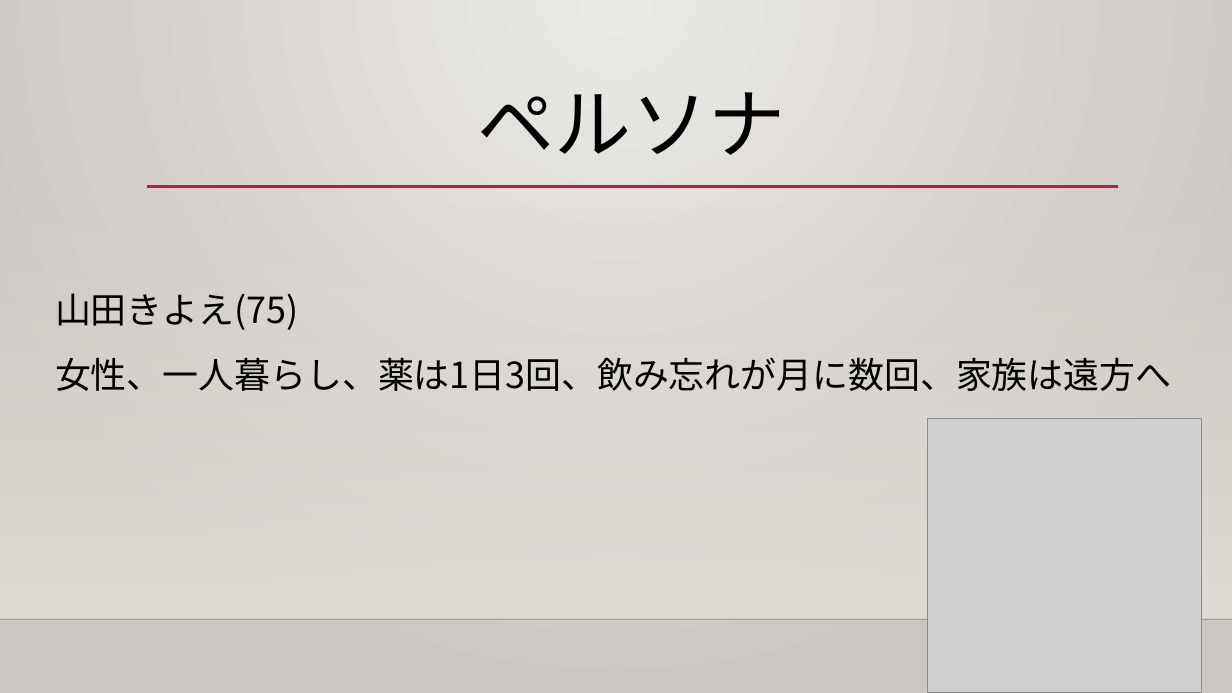
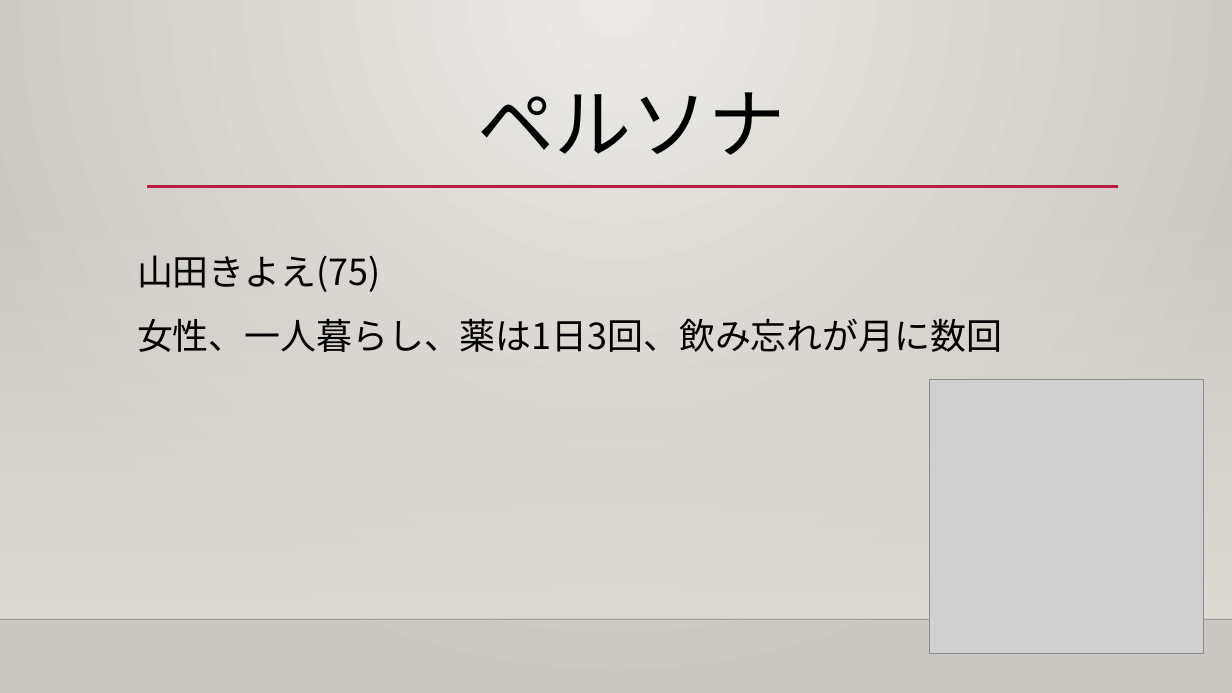
Before and after one commit to souma-89/hospital, a slide deck: slide 3 of 服薬/AI×服薬管理.pptx. Drawn at 1232x693 pixels with LibreOffice and Linux fonts; fonts in the diff are those of the drawing; grey boxes stand for pictures; background and template pictures are left out. Boxes give left, top, right and bottom in pixels: in the first picture for what was removed or moved away, otherwise in the second. Text is boxed around its words. In the diff, an @@ line names an element or a change of style, - is before the commit and + after.

```diff
--- a/服薬/AI×服薬管理.pptx
+++ b/服薬/AI×服薬管理.pptx
@@ text "山田きよえ(75)": place and size @@
-text "山田きよえ(75)" at (55,293,1171,391)
+text "山田きよえ(75)" at (137,255,1002,352)
@@ text at (137,318,1002,352): text changed @@
-女性、一人暮らし、薬は1日3回、飲み忘れが月に数回、家族は遠方へ
+女性、一人暮らし、薬は1日3回、飲み忘れが月に数回
@@ picture: place and size @@
-picture at (927,419,1202,693)
+picture at (929,380,1203,654)
```
Also in this commit, not shown: 2 other slides changed, 1 slide added, 1 slide removed, 6 other files.
